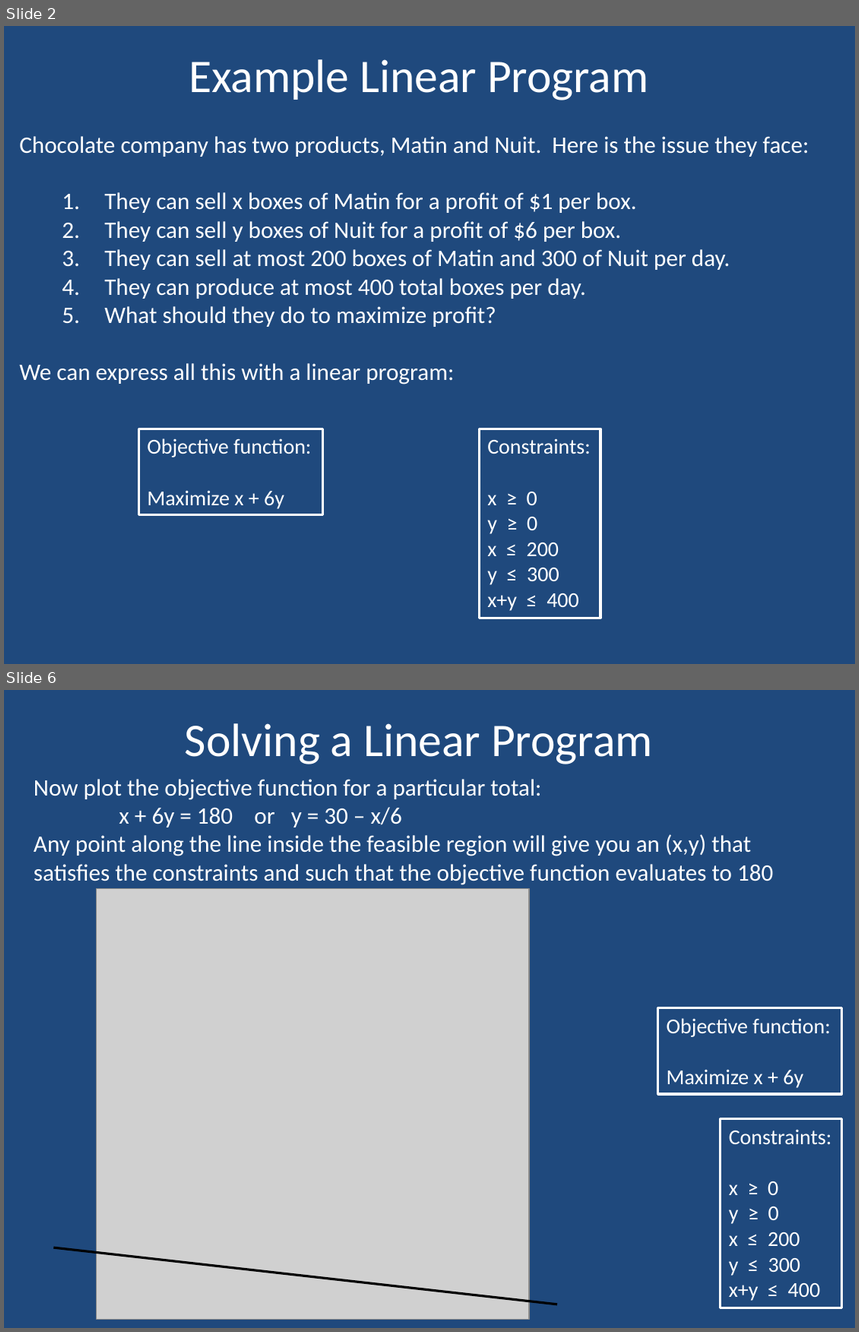
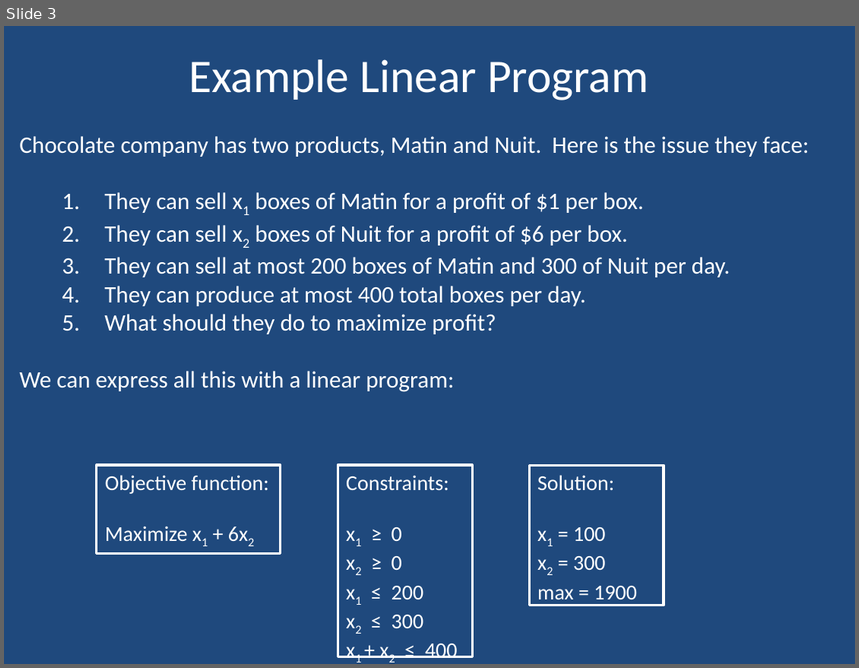
Before and after one commit to dustycodes/Algorithms-UofU, a slide deck: lectures/CS 4150 Linear Programming.pptx. Shown one above the other, each under a label of ours: slides 2 and 6 before the commit, slide 3 after it; the slides between them are not shown. The pictures are 859x1332 and 859x668 pixels, drawn with LibreOffice and Linux fonts; fonts in the diff are those of the drawing; grey boxes stand for pictures. Boxes give left, top, right and bottom in pixels: in the first picture for what was removed or moved away, otherwise in the second. Text is boxed around its words. In the diff, an @@ line names an element or a change of style, - is before the commit and + after.

```diff
--- a/lectures/CS 4150 Linear Programming.pptx
+++ b/lectures/CS 4150 Linear Programming.pptx
@@ slide 6 removed at [4,690,855,1328], background #1F497D @@
@@ title removed at [185,723,653,764] @@
-Solving a Linear Program
@@ text removed at [34,779,773,885] @@
-Now plot the objective function for a particular total:
-x + 6y = 180 or y = 30 – x/6
-Any point along the line inside the feasible region will give you an (x,y) that satisfies the constraints and such that the objective function evaluates to 180
@@ picture removed at [96,888,529,1319] @@
@@ rectangle removed at [658,1008,842,1094] @@
-Objective function:
-Maximize x + 6y
@@ rectangle removed at [721,1119,842,1308] @@
-Constraints:
-x ≥ 0
-y ≥ 0
-x ≤ 200
-y ≤ 300
-x+y ≤ 400
@@ line removed from (53, 1249) to (557, 1305) @@
@@ what was slide 2 is now slide 3 @@
@@ slide 3 changed as well @@
@@ text at [104,192,644,246]: text changed @@
-  1. They can sell x boxes of Matin for a profit of $1 per box.
-  2. They can sell y boxes of Nuit for a profit of $6 per box.
+  1. They can sell x1 boxes of Matin for a profit of $1 per box.
+  2. They can sell x2 boxes of Nuit for a profit of $6 per box.
@@ rectangle "Objective function:": place and size @@
-rectangle "Objective function:" at [139,430,322,515]
+rectangle "Objective function:" at [97,465,281,553]
@@ rectangle "Constraints:": place and size @@
-rectangle "Constraints:" at [479,430,601,619]
+rectangle "Constraints:" at [338,465,472,658]
@@ rectangle added at [529,465,664,606], outline #FFFFFF 2 pt, 18 pt, text #FFFFFF @@
+Solution:
+x1 = 100
+x2 = 300
+max = 1900
@@ text in rectangle at [105,527,188,541]: text changed @@
-Maximize x + 6y
+Maximize x1 + 6x2
@@ text in rectangle at [392,528,458,658]: text changed @@
-x ≥ 0
-y ≥ 0
-x ≤ 200
-y ≤ 300
-x+y ≤ 400
+x1 ≥ 0
+x2 ≥ 0
+x1 ≤ 200
+x2 ≤ 300
+x1 + x2 ≤ 400
```
Also in this commit, not shown: 1 other slide changed, 12 slides added, 11 other slides removed, 12 other files.
